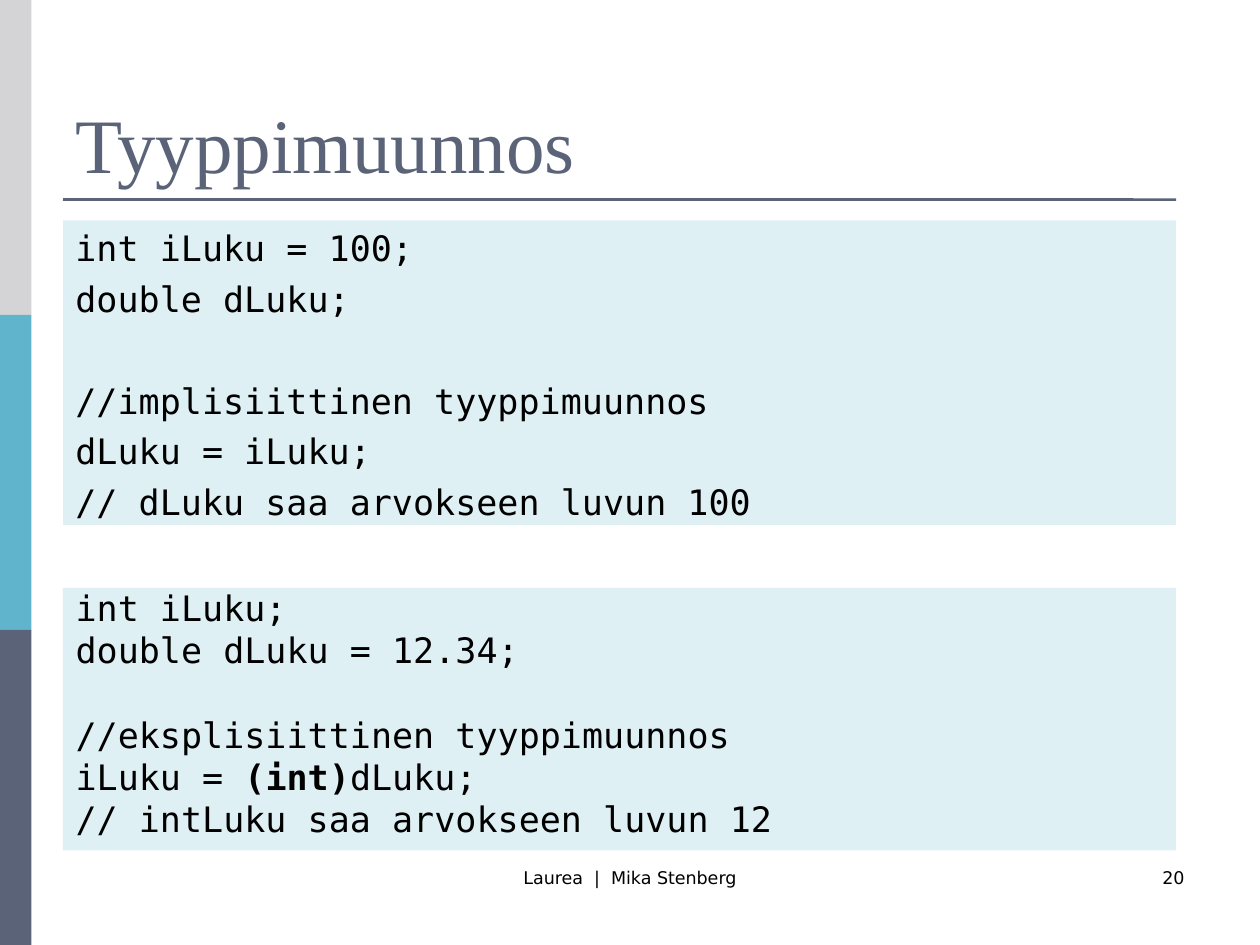
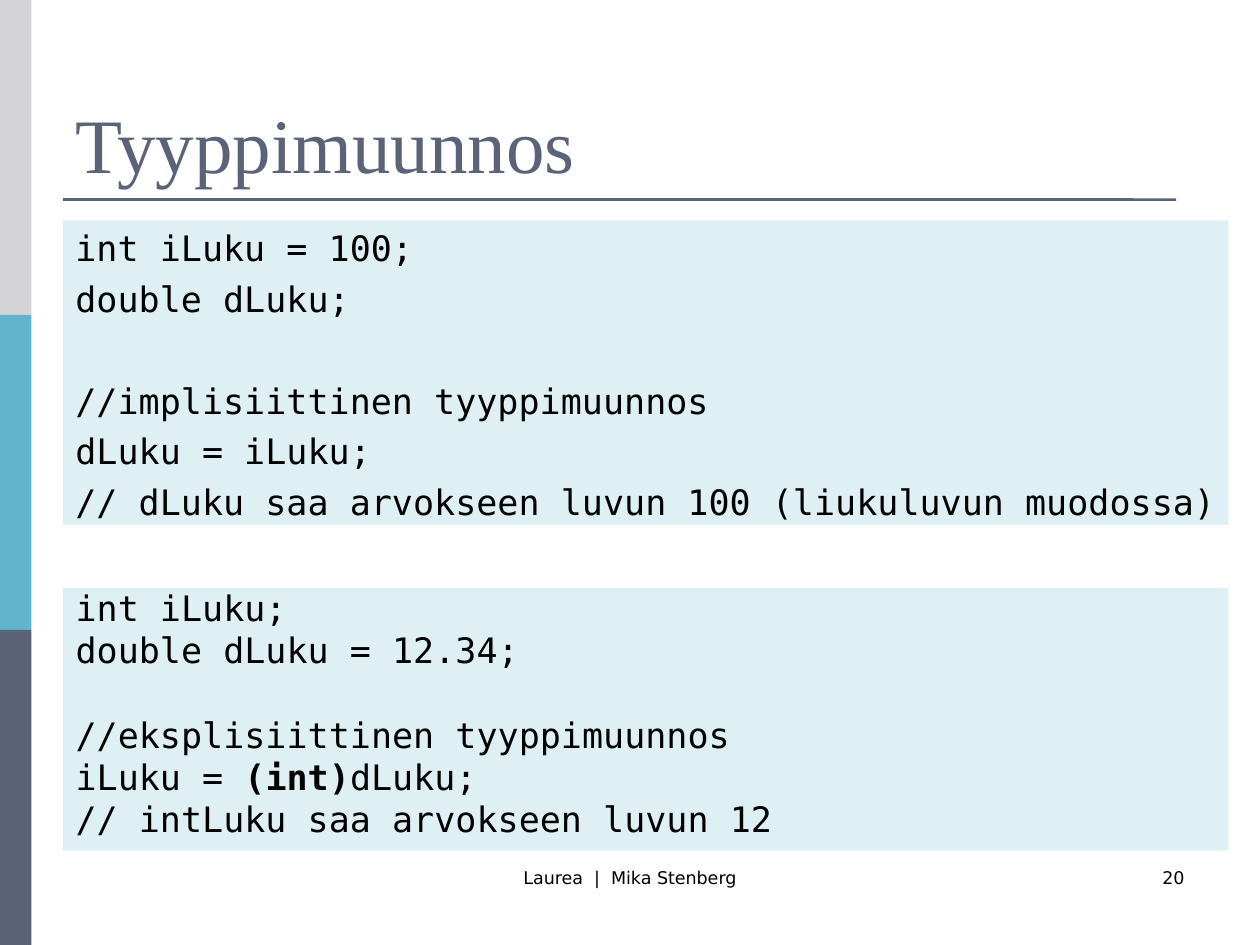
Before and after one commit to mjstenbe/OO_2017, a slide deck: slide 20 of Lecture materials (Antonius)/R0027-Luento-2-MuutujatLaus.ppt. Drawn at 1260x945 pixels with LibreOffice and Linux fonts; fonts in the diff are those of the drawing. Boxes give left, top, right and bottom in pixels: in the first picture for what was removed or moved away, otherwise in the second. Text is boxed around its words. In the diff, an @@ line names an element or a change of style, - is before the commit and + after.

```diff
--- a/Lecture materials (Antonius)/R0027-Luento-2-MuutujatLaus.ppt
+++ b/Lecture materials (Antonius)/R0027-Luento-2-MuutujatLaus.ppt
@@ rectangle "int iLuku = 100;" resized from (x1=63, y1=220, x2=1176, y2=525) to (x1=63, y1=220, x2=1228, y2=525) @@
@@ text in rectangle at (x1=139, y1=488, x2=1215, y2=520): text changed @@
-// dLuku saa arvokseen luvun 100
+// dLuku saa arvokseen luvun 100 (liukuluvun muodossa)
@@ text "int iLuku;" resized from (x1=63, y1=588, x2=1176, y2=850) to (x1=63, y1=588, x2=1228, y2=850) @@
```
Also in this commit, not shown: 3 other files.
